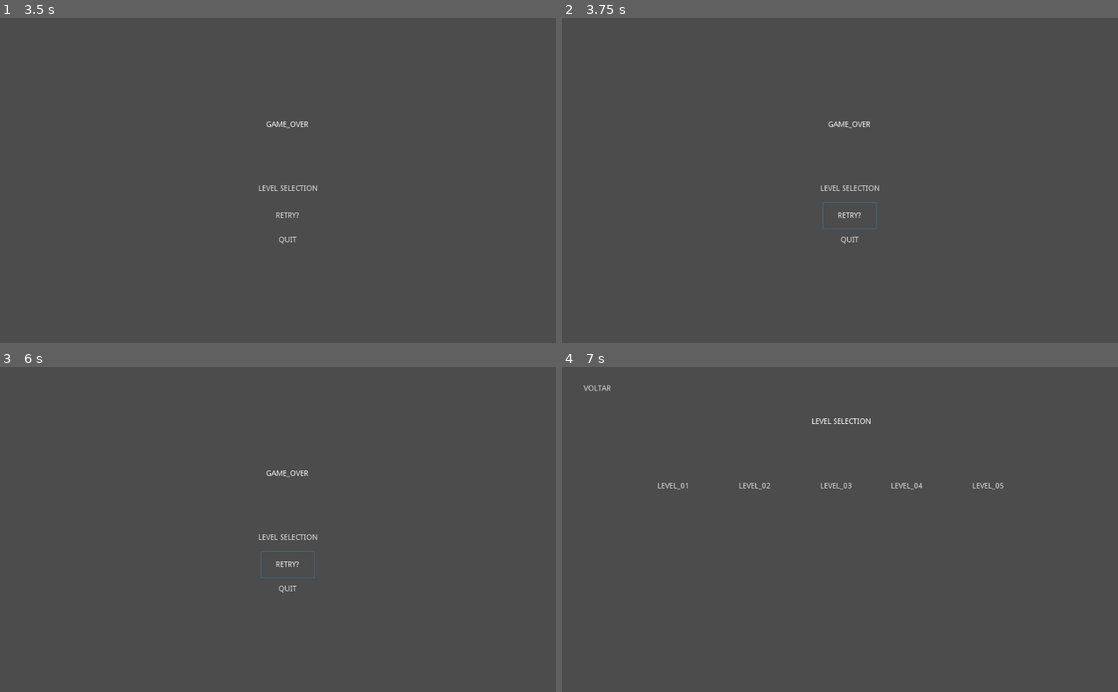
Above: before the commit, frames 1-4 (two rows, left to right).
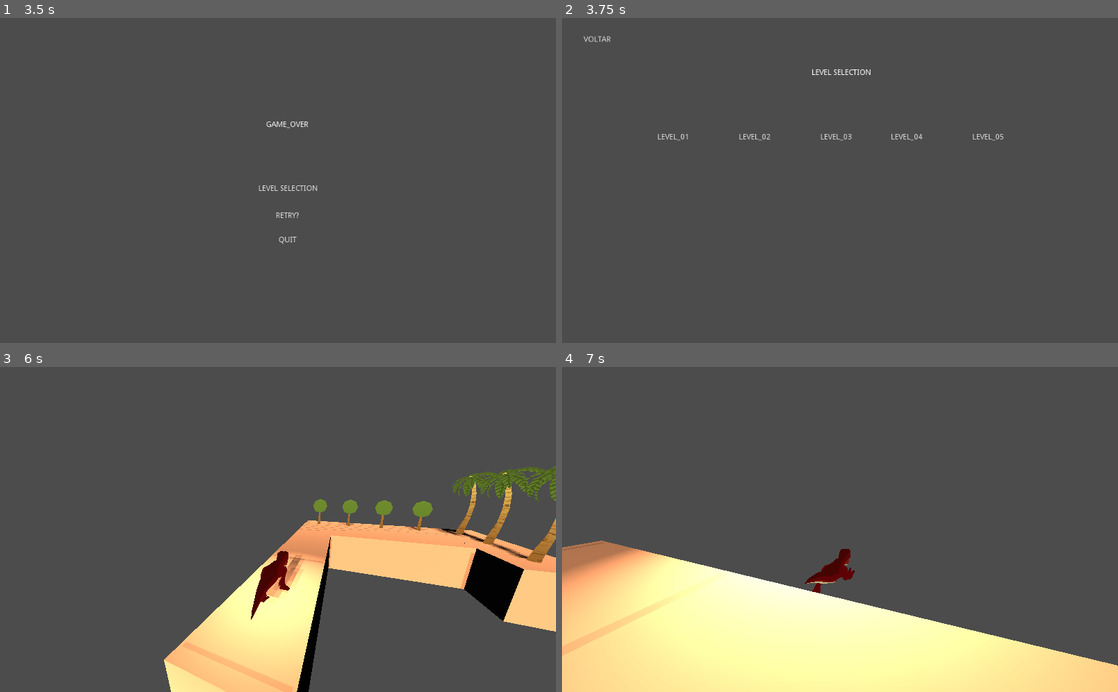
Above: after the commit, the same moments.

Repository: FronteiraTec/dino-travel
Game: Godot game, scene res://SCENES/UI/MENU.tscn
The game is run twice, just before and just after one commit, with the same random seed, the same clock (stepped at 60 frames per second) and the same inputs.
Inputs (mouse positions are in pixels of both pictures, inside the frame that each line leads up to):
- Up to frame 1 (3.5 s): click (66, 164) at 0.5 s; click "LEVEL_01" at 1.25 s; move the mouse to (400, 164) at 2.02 s; click (400, 164) at 2.1 s; move the mouse to (166, 196) at 2.77 s; right-click (166, 196) at 2.85 s
- Up to frame 2 (3.75 s): click "RETRY?" at 3.5 s
- Up to frame 3 (6 s): click (289, 565) at 4.25 s, where only the run before the commit has a clickable "RETRY?"; click (289, 565) at 5 s, where only the run before the commit has a clickable "RETRY?"; click (111, 487) at 5.75 s, where only the run after the commit has a clickable "LEVEL_01"
- Up to frame 4 (7 s): click (851, 536) at 6.5 s, where only the run before the commit has a clickable "LEVEL SELECTION"

Frame 1 is identical in both runs. In frame 2, 0.6% of the frame differs, in the area x 3-80%, y 5-70%; in frame 3, 19%; in frame 4, 29%, in the area x 0-100%, y 5-100%.

Commit message:
buttom takes player to level_selection

Diff:
--- a/SCRIPTS/RETRY_FUNCTION_ON_GAME_OVER.gd
+++ b/SCRIPTS/RETRY_FUNCTION_ON_GAME_OVER.gd
@@ -5,4 +5,4 @@
 	pass
 
 func _on_RETRY_pressed():
-	get_tree().change_scene('res://SCENES/MAIN_SCENE.tscn')
+	get_tree().change_scene('res://SCENES/UI/LEVEL_SELECTION.tscn')
